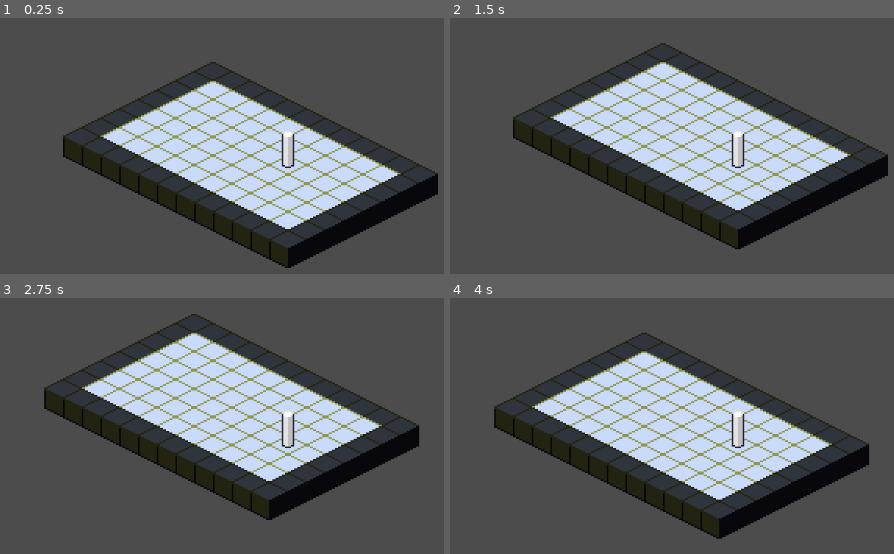
Above: before the commit, frames 1-4 (two rows, left to right).
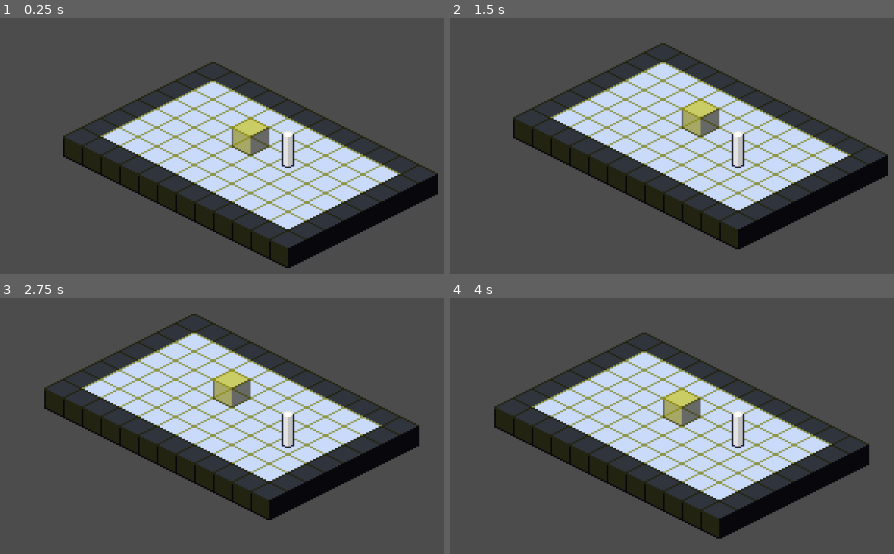
Above: after the commit, the same moments.

Repository: ZeeHatcher/project-forgotten
Game: Godot game, scene res://test.tscn
Two runs of this game, one before a commit and one after it. Both use one fixed random seed, a clock stepped at 60 frames per second and the inputs below. The project has no main scene, so this scene is started directly.
Inputs:
- Up to frame 1 (0.25 s): no input
- Up to frame 2 (1.5 s): tap Enter at 0.5 s; hold D (move_right) 0.53-1.28 s; tap Space at 1.25 s; hold S (move_down) from 1.28 s (still down)
- Up to frame 3 (2.75 s): tap Enter at 2 s; release S (move_down) at 2.03 s; hold D (move_right) from 2.03 s (still down)
- Up to frame 4 (4 s): tap Space at 2.75 s; release D (move_right) at 2.78 s; hold W (move_up) 2.78-3.53 s; tap Enter at 3.5 s; hold A (move_left) from 3.53 s (still down)

The runs differ from the first frame. In frame 1, 1.0% of the frame differs, in the area x 52-61%, y 39-54%; in frame 2, 1.0%; in frame 3, 1.0%; in frame 4, 1.0%.

Commit message:
feat: event trigger

Diff:
--- a/entities/player/player.gd
+++ b/entities/player/player.gd
@@ -1,7 +1,8 @@
-extends Area2D
+extends Node2D
 
 
 signal moved
+signal event_triggered(event_name)
 
 const INPUTS = {
 	"move_up": Vector2.UP,
@@ -10,7 +11,7 @@
 	"move_left": Vector2.LEFT,
 }
 
-onready var _ray := $RayCast2D
+onready var _ray := $CollisionRay
 onready var _tween := $Tween
 
 
@@ -39,3 +40,8 @@
 		position, position + dir,
 		0.1, Tween.TRANS_SINE, Tween.EASE_IN_OUT)
 	_tween.start()
+
+
+func _on_EventDetector_body_entered(body):
+	if body as EventTiles:
+		body.trigger_event_at(global_position)
--- a/entities/player/player.tscn
+++ b/entities/player/player.tscn
@@ -6,16 +6,22 @@
 [sub_resource type="CircleShape2D" id=1]
 radius = 2.0
 
-[node name="Player" type="Area2D"]
+[node name="Player" type="Node2D"]
 script = ExtResource( 2 )
 
-[node name="CollisionShape2D" type="CollisionShape2D" parent="."]
+[node name="EventDetector" type="Area2D" parent="."]
+collision_layer = 0
+collision_mask = 2
+
+[node name="CollisionShape2D" type="CollisionShape2D" parent="EventDetector"]
 shape = SubResource( 1 )
 
 [node name="Sprite" type="Sprite" parent="."]
 texture = ExtResource( 1 )
 offset = Vector2( 0, -10 )
 
-[node name="RayCast2D" type="RayCast2D" parent="."]
+[node name="CollisionRay" type="RayCast2D" parent="."]
 
 [node name="Tween" type="Tween" parent="."]
+
+[connection signal="body_entered" from="EventDetector" to="." method="_on_EventDetector_body_entered"]
--- /dev/null
+++ b/misc/event_tiles.gd
@@ -0,0 +1,13 @@
+extends TileMap
+class_name EventTiles
+
+
+signal event_triggered(event_name)
+
+
+func trigger_event_at(global_pos: Vector2) -> void:
+	var local_position := to_local(global_pos)
+	var map_position := world_to_map(local_position)
+	var tile_id := get_cellv(map_position)
+	var tile_type := tile_set.tile_get_name(tile_id)
+	emit_signal("event_triggered", tile_type)
--- a/project.godot
+++ b/project.godot
@@ -7,6 +7,16 @@
 ;   param=value ; assign values to parameters
 
 config_version=4
+
+_global_script_classes=[ {
+"base": "TileMap",
+"class": "EventTiles",
+"language": "GDScript",
+"path": "res://misc/event_tiles.gd"
+} ]
+_global_script_class_icons={
+"EventTiles": ""
+}
 
 [application]
 
--- a/test.tscn
+++ b/test.tscn
@@ -1,7 +1,8 @@
-[gd_scene load_steps=5 format=2]
+[gd_scene load_steps=8 format=2]
 
 [ext_resource path="res://assets/cube.png" type="Texture" id=1]
 [ext_resource path="res://entities/player/player.tscn" type="PackedScene" id=2]
+[ext_resource path="res://misc/event_tiles.gd" type="Script" id=3]
 
 [sub_resource type="ConvexPolygonShape2D" id=1]
 points = PoolVector2Array( 0, 6, 12, 0, 24, 6, 12, 12 )
@@ -43,6 +44,32 @@
 } ]
 1/z_index = 0
 
+[sub_resource type="ConvexPolygonShape2D" id=4]
+points = PoolVector2Array( 0, 6, 12, 0, 24, 6, 12, 12 )
+
+[sub_resource type="TileSet" id=3]
+0/name = "event"
+0/texture = ExtResource( 1 )
+0/tex_offset = Vector2( 0, -12 )
+0/modulate = Color( 1, 0.890196, 0, 0.596078 )
+0/region = Rect2( 0, 0, 24, 24 )
+0/tile_mode = 0
+0/occluder_offset = Vector2( 0, 0 )
+0/navigation_offset = Vector2( 0, 0 )
+0/shape_offset = Vector2( 0, 12 )
+0/shape_transform = Transform2D( 1, 0, 0, 1, 0, 12 )
+0/shape = SubResource( 4 )
+0/shape_one_way = false
+0/shape_one_way_margin = 1.0
+0/shapes = [ {
+"autotile_coord": Vector2( 0, 0 ),
+"one_way": false,
+"one_way_margin": 1.0,
+"shape": SubResource( 4 ),
+"shape_transform": Transform2D( 1, 0, 0, 1, 0, 12 )
+} ]
+0/z_index = 0
+
 [node name="Node2D" type="Node2D"]
 
 [node name="Terrain" type="TileMap" parent="."]
@@ -50,17 +77,27 @@
 tile_set = SubResource( 2 )
 cell_size = Vector2( 24, 12 )
 cell_tile_origin = 1
+cell_y_sort = true
 format = 1
 tile_data = PoolIntArray( -131079, 1, 0, -131078, 1, 0, -131077, 1, 0, -131076, 1, 0, -131075, 1, 0, -131074, 1, 0, -13 …(1203 unchanged characters)…
 
 [node name="EventTiles" type="TileMap" parent="."]
+mode = 1
+tile_set = SubResource( 3 )
+cell_size = Vector2( 24, 12 )
+cell_tile_origin = 1
+cell_y_sort = true
+collision_layer = 2
+collision_mask = 0
 format = 1
+tile_data = PoolIntArray( 65534, 0, 0 )
+script = ExtResource( 3 )
 
-[node name="Player" parent="." instance=ExtResource( 2 )]
+[node name="Player" parent="EventTiles" instance=ExtResource( 2 )]
 position = Vector2( 0, 6 )
 
-[node name="RemoteTransform2D" type="RemoteTransform2D" parent="Player"]
-remote_path = NodePath("../../Camera2D")
+[node name="RemoteTransform2D" type="RemoteTransform2D" parent="EventTiles/Player"]
+remote_path = NodePath("../../../Camera2D")
 
 [node name="Camera2D" type="Camera2D" parent="."]
 position = Vector2( 0, 6 )
